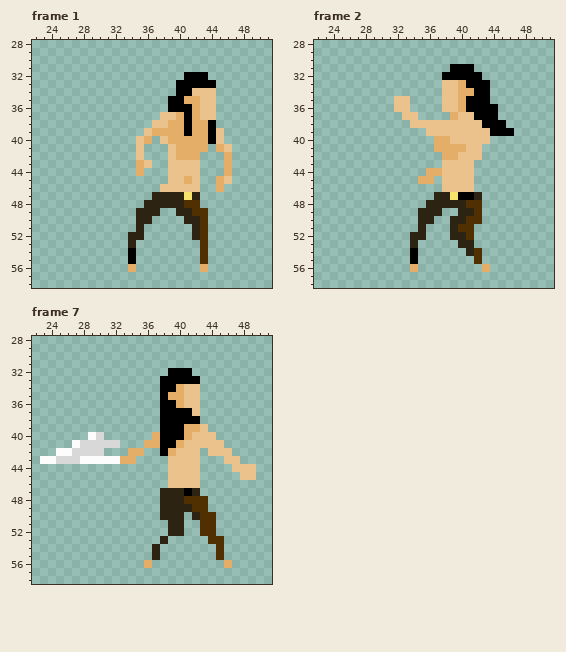
Pixel-art file, stored at core/assets/Texture/Character/bandit/ase/ATTACKING.ase. The picture above was drawn from the file before the commit.
80x80 pixels, 7 frames. Shown: frame 1: x 22..51, y 28..58; frame 2: x 22..51, y 28..58; frame 7: x 22..51, y 28..58.
Now the later version:
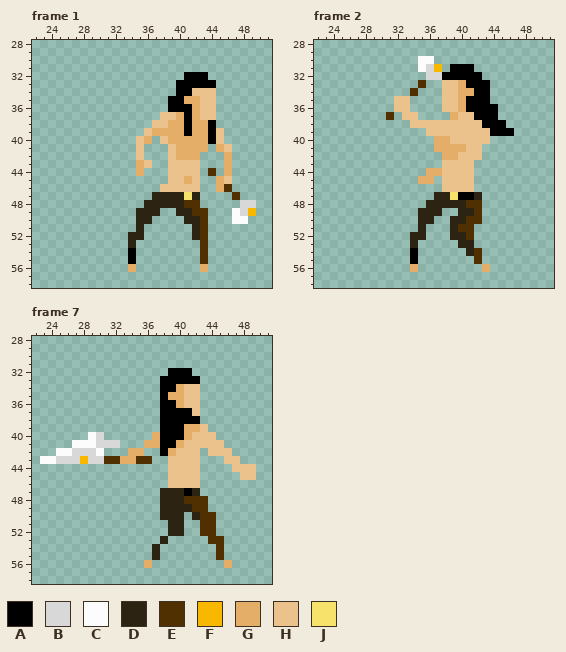
Palette (. is transparent): A #000000  B #d8d8d8  C #fcfcfc  D #2c2313  E #503000  F #f8b800  G #e5ae68  H #ebc18c  J #f7e26b
From old to new:
layer "rusty_axe" added
Frame 1, layer "rusty_axe":
y 44: x 44 . -> E
y 46: x 46 . -> E
y 47: x 47 . -> E
y 48: x 48..49 .. -> BB
y 49: x 47..49 ... -> CBF
y 50: x 47..48 .. -> CC
Frame 2, layer "rusty_axe":
y 30: x 35..36 .. -> CC
y 31: x 35..37 ... -> CBF
y 32: x 36..37 .. -> BB
y 33: x 35 . -> E
y 34: x 34 . -> E
y 37: x 31 . -> E
Frame 7, layer "rusty_axe":
y 41: x 28..29 BB -> CC
y 42: x 30 B -> C
y 43: x 28..32 CCCCC -> FBBEE; x 35..36 .. -> EE
Pixel boxes of the changes (left, top, right, bottom) in both pictures:
added: (208, 168, 256, 224)
added: (386, 56, 442, 120)
changed: (80, 440, 152, 464)
